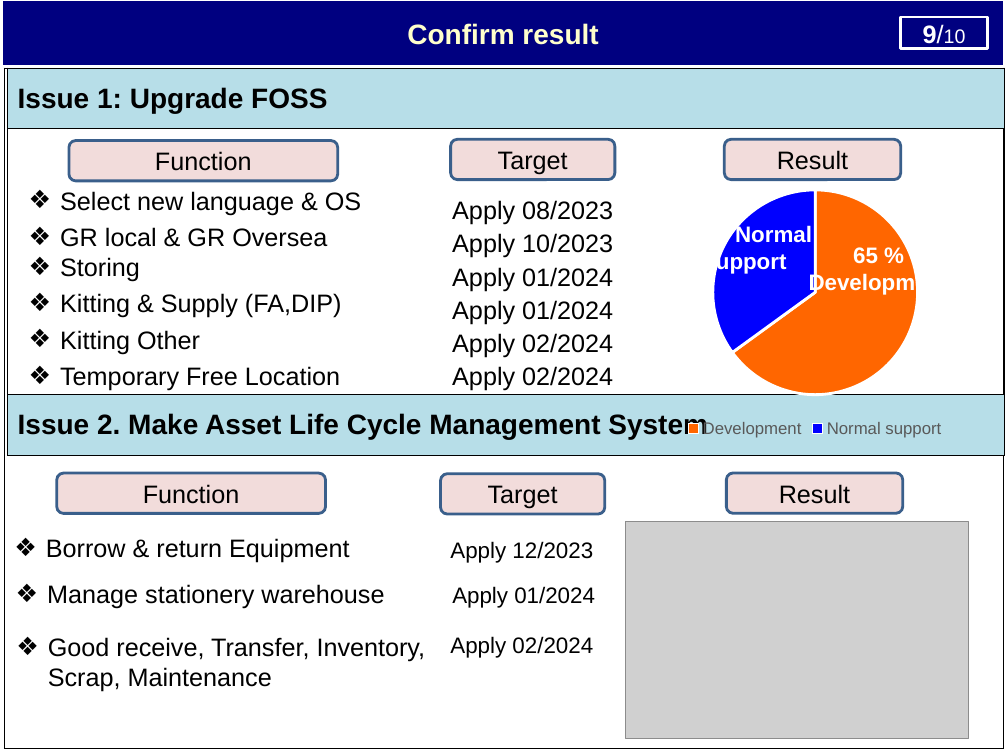
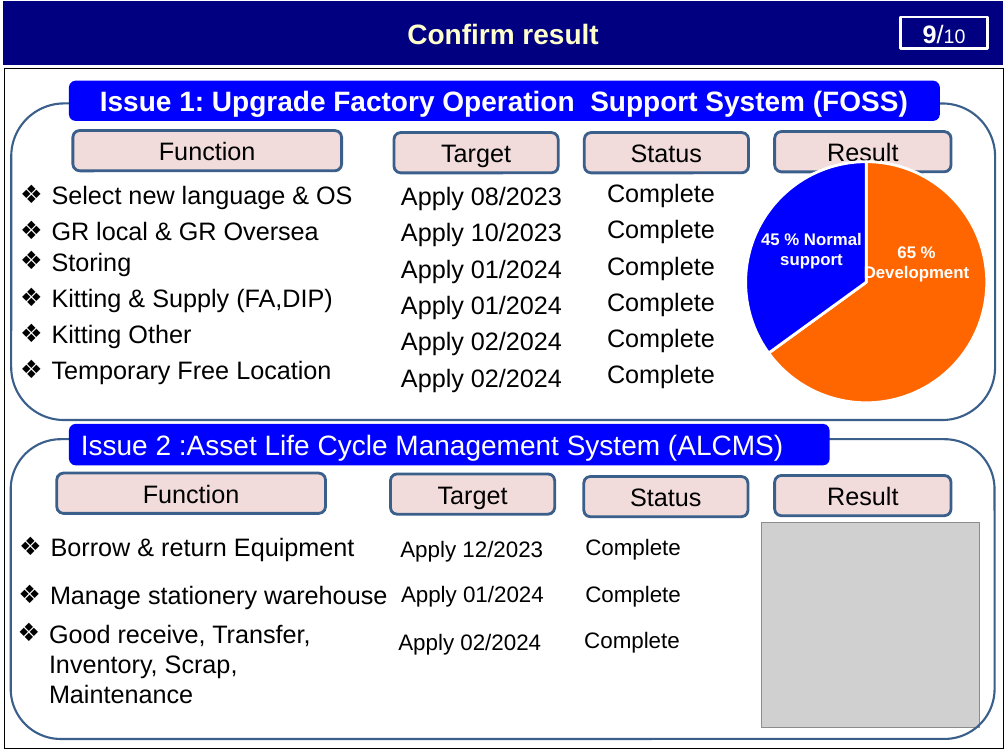
Before and after one commit to thietbicongnghevietnam/ReportPSNV, a slide deck: slide 10 of Report_test.pptx (slide 12 before the commit). Drawn at 1008x756 pixels with LibreOffice and Linux fonts; fonts in the diff are those of the drawing; grey boxes stand for pictures. Boxes give left, top, right and bottom in pixels: in the first picture for what was removed or moved away, otherwise in the second. Text is boxed around its words. In the diff, an @@ line names an element or a change of style, - is before the commit and + after.

```diff
--- a/Report_test.pptx
+++ b/Report_test.pptx
@@ table removed at (8, 69, 1005, 456), 3 rows, 1 columns @@
-Issue 1: Upgrade FOSS
-
-Issue 2. Make Asset Life Cycle Management System
@@ rounded rectangle added at (69, 81, 939, 121), fill #0000FF, 20 pt, text #FFFFFF, bold @@
+Issue 1: Upgrade Factory Operation Support System (FOSS)
@@ rounded rectangle added at (11, 104, 995, 420), outline #3A5F8C 1.5 pt @@
@@ rounded rectangle "Function": place and size @@
-rounded rectangle "Function" at (69, 141, 338, 181)
+rounded rectangle "Function" at (73, 131, 342, 171)
@@ rounded rectangle "Target": place and size @@
-rounded rectangle "Target" at (451, 139, 615, 179)
+rounded rectangle "Target" at (394, 133, 558, 173)
@@ rounded rectangle added at (585, 133, 749, 173), fill #F2DCDB, outline #3A5F8C 2 pt, 18 pt, text #000000 @@
+Status
@@ rounded rectangle "Result": place and size @@
-rounded rectangle "Result" at (725, 139, 901, 179)
+rounded rectangle "Result" at (775, 132, 952, 172)
@@ text "Apply 08/2023": place and size @@
-text "Apply 08/2023" at (452, 200, 613, 391)
+text "Apply 08/2023" at (401, 186, 562, 392)
@@ text "Apply 08/2023" at (401, 186, 562, 392): line spacing 1.1 to 1.2 @@
@@ pie chart at (732, 157, 1000, 436) @@
-categories: Development, Normal support
+categories: 1, 2
@@ legend changed @@
@@ plot area changed @@
@@ pie chart: place and size @@
-pie chart at (619, 176, 1008, 443)
+pie chart at (732, 157, 1000, 436)
@@ text "Select new language & OS": place and size @@
-text "Select new language & OS" at (60, 191, 361, 391)
+text "Select new language & OS" at (52, 185, 352, 385)
@@ text added at (607, 183, 715, 389), 18 pt, text #000000 @@
+Complete
+Complete
+Complete
+Complete
+Complete
+Complete
@@ text "45 % Normal support" at (761, 233, 862, 269): size 16 to 12 pt @@
@@ text "45 % Normal support": place and size @@
-text "45 % Normal support" at (703, 225, 812, 274)
+text "45 % Normal support" at (761, 233, 862, 269)
@@ text "65 % Development": place and size @@
-text "65 % Development" at (809, 247, 949, 295)
+text "65 % Development" at (864, 246, 969, 282)
@@ text "65 % Development" at (864, 246, 969, 282): size 16 to 12 pt @@
@@ rounded rectangle added at (11, 439, 995, 739), outline #3A5F8C 1.5 pt @@
@@ rounded rectangle added at (69, 423, 830, 465), fill #0000FF, 20 pt, text #FFFFFF @@
+Issue 2 :Asset Life Cycle Management System (ALCMS)
@@ rounded rectangle "Target": place and size @@
-rounded rectangle "Target" at (440, 474, 605, 514)
+rounded rectangle "Target" at (390, 474, 554, 514)
@@ rounded rectangle added at (584, 477, 748, 517), fill #F2DCDB, outline #3A5F8C 2 pt, 18 pt, text #000000 @@
+Status
@@ rounded rectangle "Result": place and size @@
-rounded rectangle "Result" at (727, 473, 903, 513)
+rounded rectangle "Result" at (775, 476, 952, 516)
@@ text "Borrow & return Equipment": place and size @@
-text "Borrow & return Equipment" at (46, 538, 349, 563)
+text "Borrow & return Equipment" at (51, 537, 354, 562)
@@ text "Apply 12/2023": place and size @@
-text "Apply 12/2023" at (450, 541, 593, 563)
+text "Apply 12/2023" at (400, 540, 543, 562)
@@ text added at (585, 538, 681, 560), 16 pt, text #000000 @@
+Complete
@@ picture: place and size @@
-picture at (626, 522, 969, 739)
+picture at (761, 523, 980, 729)
@@ text "Apply 01/2024": place and size @@
-text "Apply 01/2024" at (452, 586, 595, 608)
+text "Apply 01/2024" at (401, 585, 544, 607)
@@ text added at (585, 585, 681, 607), 16 pt, text #000000 @@
+Complete
@@ text "Good receive, Transfer, Inventory, Scrap, ..." rewrapped from (48, 637, 426, 692) to (49, 624, 310, 704) @@
@@ text "Apply 02/2024": place and size @@
-text "Apply 02/2024" at (450, 636, 593, 658)
+text "Apply 02/2024" at (398, 633, 541, 655)
@@ text added at (584, 631, 680, 653), 16 pt, text #000000 @@
+Complete
```
Also in this commit, not shown: 7 other slides changed, 1 slide removed, 1 other file.
